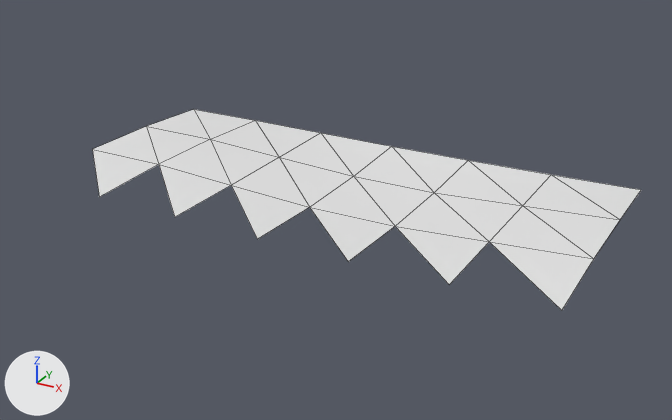
What one commit did to the OBJ model models/areas/thicket/grass_0_1.obj.
Camera for both pictures: a 50 mm lens placed at (29.4, -50.7, 12.9), pointed at (14.3, -23.2, -0.8). Lighting does not change. The marker at lower left points along +X, +Y and +Z. The first picture is the older version. Mesh edges are drawn as thin lines. Where no turn or scale is listed for an object, it has been applied to the vertices. Vertices at exactly the same position are counted once.

The first picture shows 'grass_0_1'.
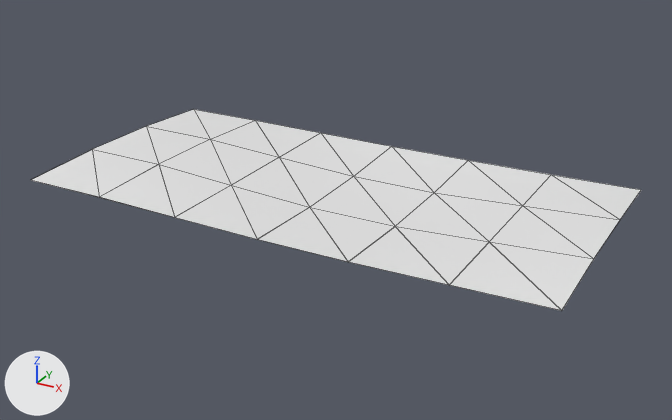
Boxes (x1, y1, x2, y2) around the edits, measured in the pictures (672 x 420 px):
```json
{"object": "grass_0_1", "change": "reshaped", "before": [92, 109, 641, 310], "after": [31, 109, 641, 311], "on screen": "11% wider"}
{"part": 1, "of": "me_grass_0_1", "change": "added", "after": [31, 150, 562, 311]}
```

The change, as JSON lines over the scene's bpy script:
```json
{"block": "me_grass_0_1", "where": "# used by ob_grass_0_1; location = (0.0, 0.0, 0.0)"}
{"op": "remove", "block": "me_grass_0_1", "code": "me_grass_0_1.from_pydata(...)  # 27 vertices, 30 faces; spans x 4.0..24.0, y -28.0..-18.0, z -0.2..0.2"}
{"op": "add", "block": "me_grass_0_1", "code": "me_grass_0_1.from_pydata(...)  # 46 vertices, 42 faces; spans x 4.0..24.0, y -28.0..-18.0, z -0.2..0.2"}
{"block": "me_grass_0_1", "change": "me_grass_0_1 part 1"}
{"block": "me_grass_0_1", "change": "19 vertices are added at x 4.0..24.0, y -28.0..-24.7, z -0.2..0.2"}
{"block": "me_grass_0_1", "change": "12 new faces join them"}
```
